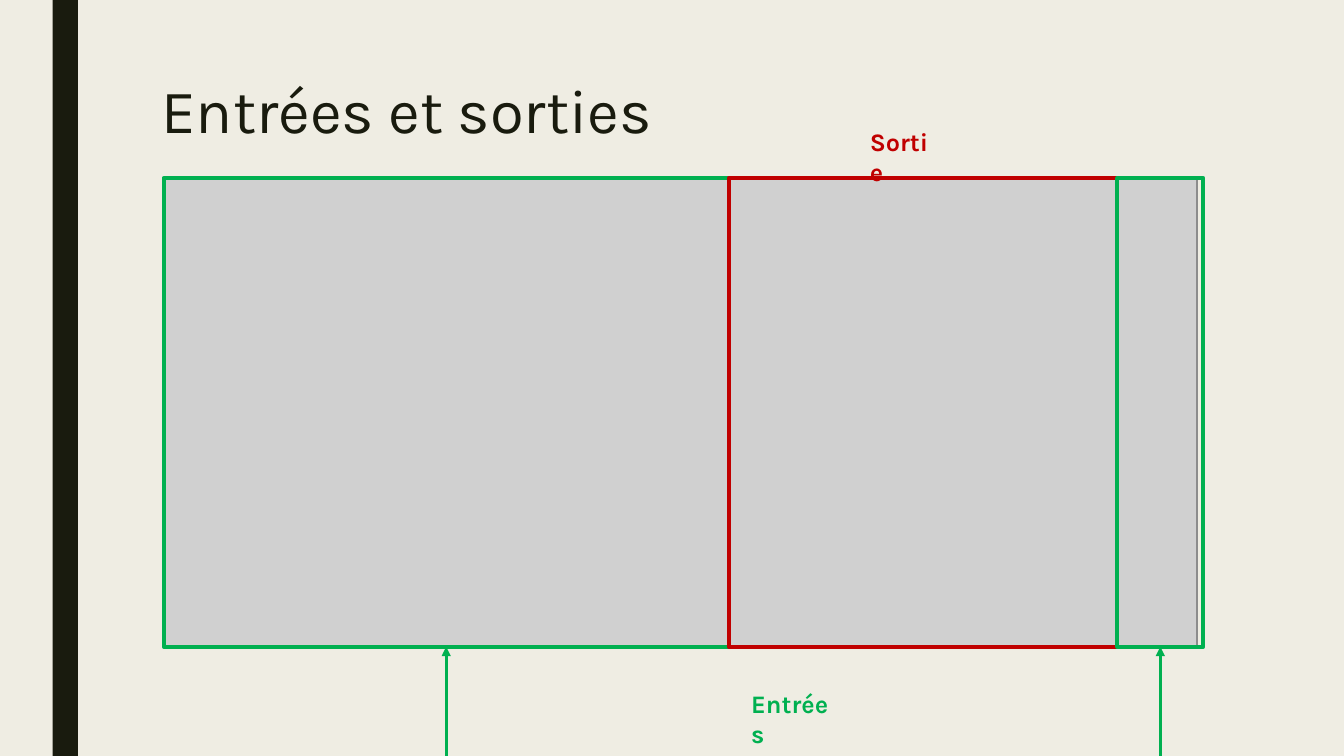
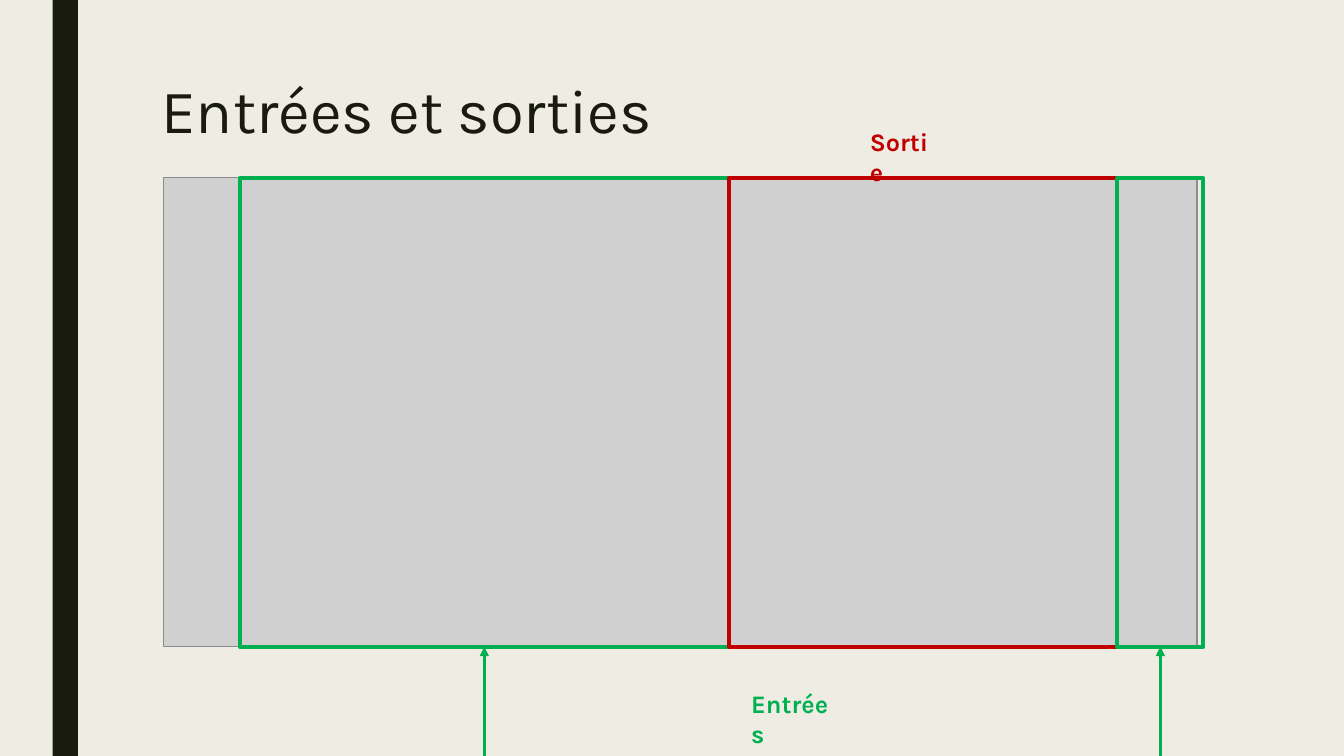
Before and after one commit to HamaniKhalil/black-friday-predict, a slide deck: slide 19 of presentation/fdd-hk-presentation-bf.pptx. Drawn at 1344x756 pixels with LibreOffice and Linux fonts; fonts in the diff are those of the drawing; grey boxes stand for pictures. Boxes give left, top, right and bottom in pixels: in the first picture for what was removed or moved away, otherwise in the second. Text is boxed around its words. In the diff, an @@ line names an element or a change of style, - is before the commit and + after.

```diff
--- a/presentation/fdd-hk-presentation-bf.pptx
+++ b/presentation/fdd-hk-presentation-bf.pptx
@@ rectangle: place and size @@
-rectangle at box(163, 178, 729, 647)
+rectangle at box(240, 178, 729, 647)
@@ elbow double arrow moved from (447, 647) - (1160, 647) to (484, 647) - (1160, 647) @@
```
Also in this commit, not shown: 9 other slides changed, 1 slide added, 1 other file.
